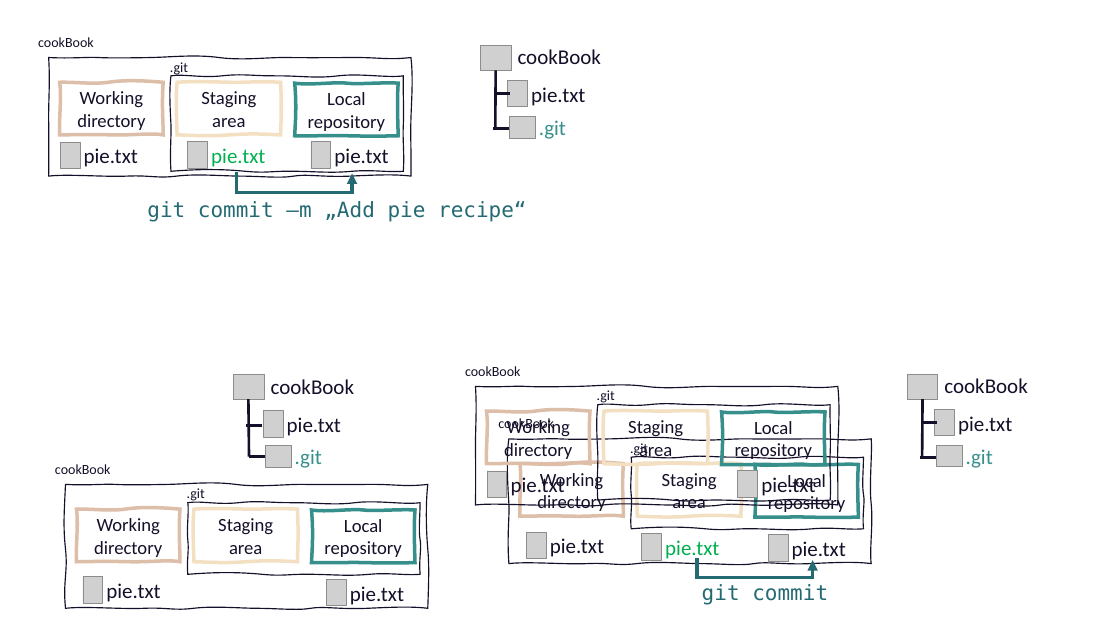
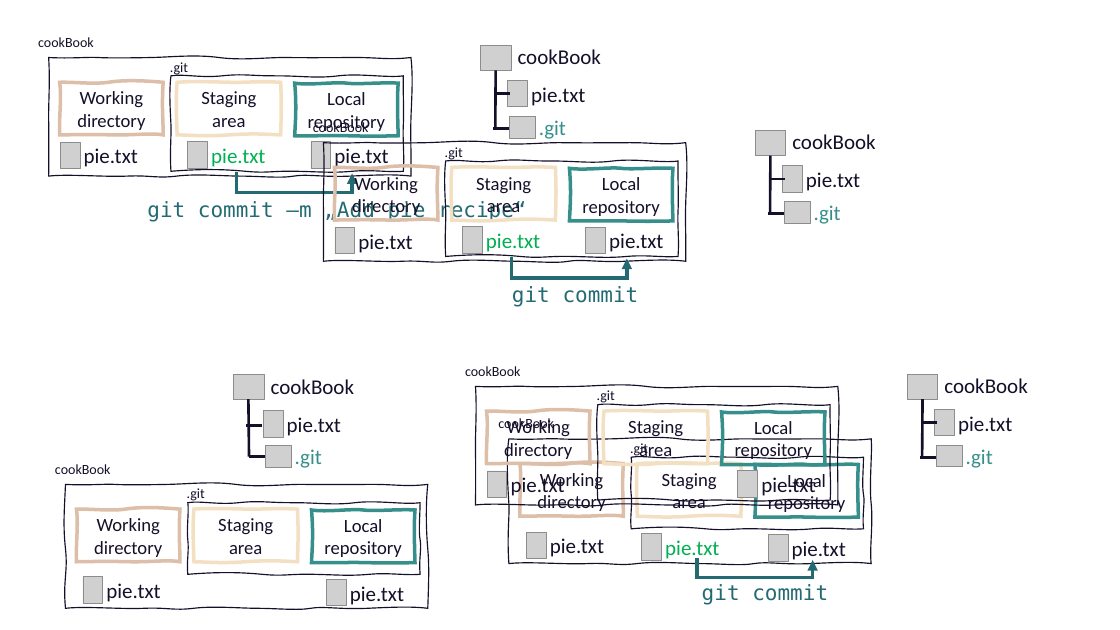
Before and after one commit to selinaZitrone/get-started-with-git, a slide deck: slide 14 of slides/img/images.pptx (slide 13 before the commit). Drawn at 1120x630 pixels with LibreOffice and Linux fonts; fonts in the diff are those of the drawing; grey boxes stand for pictures. Boxes give left, top, right and bottom in pixels: in the first picture for what was removed or moved away, otherwise in the second. Text is boxed around its words. In the diff, an @@ line names an element or a change of style, - is before the commit and + after.

```diff
--- a/slides/img/images.pptx
+++ b/slides/img/images.pptx
@@ group added at box(313, 120, 875, 307): 9 texts, 6 pictures, 5 freeform shapes, 3 lines, 1 elbow arrow @@
+cookBook
+.git
+Working directory
+Staging area
+Local repository
+cookBook
+.git
+pie.txt
+pie.txt
+git commit
+pie.txt
+pie.txt
```
Also in this commit, not shown: 5 other slides changed, 3 slides added, 1 slide removed, 2 other files.
